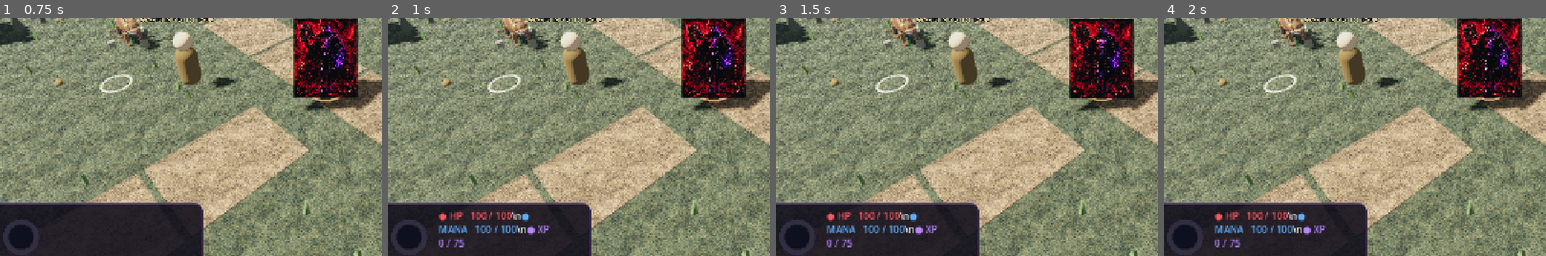
Above: before the commit, frames 1-4 (left to right).
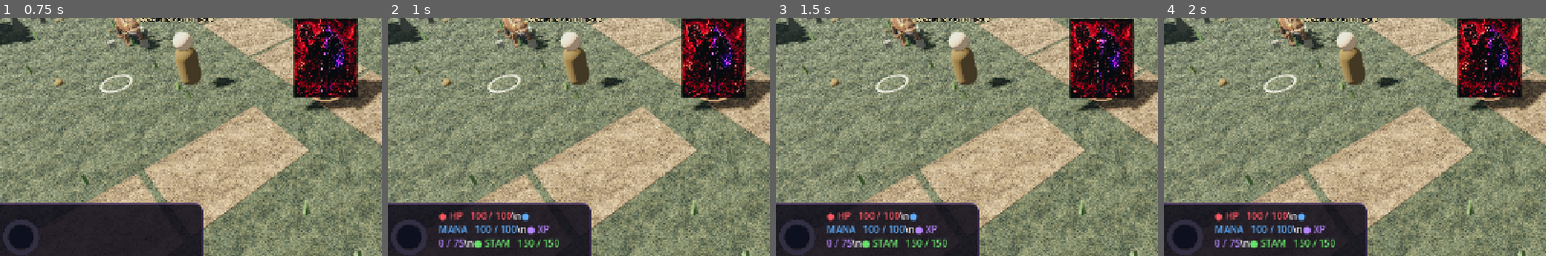
Above: after the commit, the same moments.

Repository: ericgantor-cyber/Moonfall
Game: Godot game, scene res://scenes/main.tscn
Same seed, same stepped clock (60 frames per second), same inputs: the game is played once before the commit and once after it.
Inputs:
- Up to frame 1 (0.75 s): click "NEW GAME AS Z • Void Reaper" at 0.5 s
- Up to frame 2 (1 s): no input
- Up to frame 3 (1.5 s): click "INTERACT / LOOT" at 1.25 s
- Up to frame 4 (2 s): no input
The pictures show only the part of the screen within x 7-57%, y 44-94%; the shares and areas given below are measured in that part.

Frame 1 is identical in both runs. In frame 2, 0.5% of the frame differs, in the area x 19-45%, y 92-97%; in frame 3, 0.5%; in frame 4, 0.5%.

Commit message:
feat(hud): add green stamina resource, dodge cost, regeneration and saves

Diff:
--- a/godot-v38/scripts/native_v38_0.gd
+++ b/godot-v38/scripts/native_v38_0.gd
@@ -21,6 +21,10 @@
 var v385_mana:float=100.0
 const V385_MAX_MANA:float=100.0
 const V385_MANA_REGEN:float=7.0
+const V387_MAX_STAMINA:float=150.0
+const V387_STAMINA_REGEN:float=18.0
+const V387_DODGE_COST:float=28.0
+var v387_stamina:float=V387_MAX_STAMINA
 
 func _ready()->void:
  super._ready()
@@ -155,12 +159,23 @@
  v385_mana-=cost
  super._spell(which)
 
+func _dodge()->void:
+ if mounted or dodge_cooldown>0.0:
+  super._dodge()
+  return
+ if v387_stamina<V387_DODGE_COST:
+  _show_message("Not enough stamina to dodge.",1.0)
+  return
+ v387_stamina-=V387_DODGE_COST
+ super._dodge()
+
 func _start_game(selected_hero:String)->void:
  super._start_game(selected_hero)
  v385_mana=V385_MAX_MANA
+ v387_stamina=V387_MAX_STAMINA
 
 func _checkpoint_extra_data()->Dictionary:
- return {"mana":clampf(v385_mana,0.0,V385_MAX_MANA)}
+ return {"mana":clampf(v385_mana,0.0,V385_MAX_MANA),"stamina":clampf(v387_stamina,0.0,V387_MAX_STAMINA)}
 
 func _restore_data(data:Dictionary)->void:
  super._restore_data(data)
@@ -168,15 +183,17 @@
  # Legacy checkpoints without a mana field continue to load at full mana.
  if resources is Dictionary:
   v385_mana=clampf(float(resources.get("mana",V385_MAX_MANA)),0.0,V385_MAX_MANA)
+  v387_stamina=clampf(float(resources.get("stamina",V387_MAX_STAMINA)),0.0,V387_MAX_STAMINA)
  else:
   v385_mana=V385_MAX_MANA
+  v387_stamina=V387_MAX_STAMINA
 
 func _v384_refresh_vitals()->void:
  if is_instance_valid(v386_orb_values):
   var hp_value:int=clampi(roundi(hp),0,maxi(1,roundi(max_hp)))
   var mana_value:int=clampi(roundi(v385_mana),0,roundi(V385_MAX_MANA))
   var xp_value:int=clampi(hero_xp,0,maxi(1,hero_xp_to_next))
-  v386_orb_values.text="♥ %d/%d   ◆ %d/%d   ✦ %d/%d" % [hp_value,roundi(max_hp),mana_value,roundi(V385_MAX_MANA),xp_value,hero_xp_to_next]
+  v386_orb_values.text="♥ %d/%d   ◆ %d/%d   ✦ %d/%d   STAM %d/%d" % [hp_value,roundi(max_hp),mana_value,roundi(V385_MAX_MANA),xp_value,hero_xp_to_next,roundi(v387_stamina),roundi(V387_MAX_STAMINA)]
  if not is_instance_valid(v384_vitals_label):return
  if is_instance_valid(v384_rings):
   v384_rings.call("set_vitals",hp/maxf(1.0,max_hp),float(hero_xp)/float(maxi(1,hero_xp_to_next)))
@@ -185,7 +202,7 @@
  var experience:int=maxi(0,hero_xp)
  var experience_target:int=maxi(1,hero_xp_to_next)
  # This display is backed by the spell-cost resource in v38.5.
- v384_vitals_label.text="[color=#ff555f]● HP   %d / %d[/color]\\n[color=#5caeff]● MANA   %d / %d[/color]\\n[color=#b786ff]● XP   %d / %d[/color]" % [health,health_max,roundi(v385_mana),roundi(V385_MAX_MANA),experience,experience_target]
+ v384_vitals_label.text="[color=#ff555f]● HP   %d / %d[/color]\\n[color=#5caeff]● MANA   %d / %d[/color]\\n[color=#b786ff]● XP   %d / %d[/color]\\n[color=#69e26b]● STAM   %d / %d[/color]" % [health,health_max,roundi(v385_mana),roundi(V385_MAX_MANA),experience,experience_target,roundi(v387_stamina),roundi(V387_MAX_STAMINA)]
 
 func _unhandled_key_input(event:InputEvent)->void:
  if event is InputEventKey and event.pressed and not event.echo and event.keycode==KEY_F2 and hero_playing and not menu_open:
@@ -203,6 +220,7 @@
  super._process(delta)
  if hero_playing and not death_active and not menu_open:
   v385_mana=minf(V385_MAX_MANA,v385_mana+V385_MANA_REGEN*maxf(0.0,delta))
+  v387_stamina=minf(V387_MAX_STAMINA,v387_stamina+V387_STAMINA_REGEN*maxf(0.0,delta))
  if is_instance_valid(v384_vitals_panel):
   var vitals_visible:bool=hero_playing and not death_active and not menu_open
   v384_vitals_panel.visible=vitals_visible
